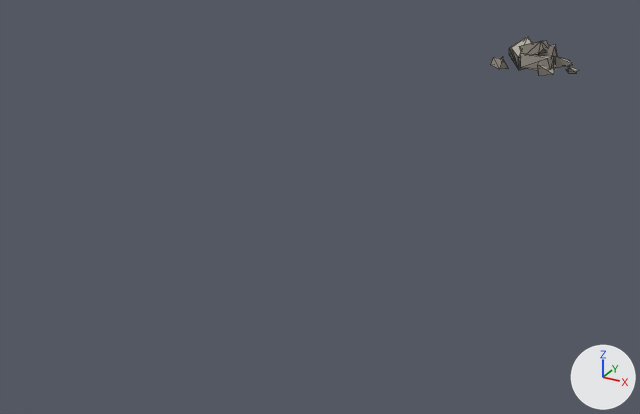
A saved change to the glTF model apps/chasm/assets/meshes/chasm_props.glb.
Camera for both pictures: a 50 mm camera at (1.86, -41.95, 1.83) aimed at (0.49, -39.47, 0.59). Every picture has the same lights, and +X, +Y and +Z are marked at lower right. The older version comes first. Mesh edges are drawn as thin lines. Where no turn or scale is listed for an object, it has been applied to the vertices.

In view in the first picture: 'rubble_a'.
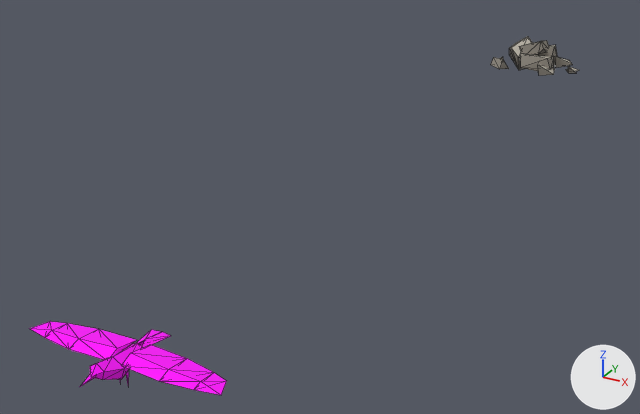
Location of each change, [x1, y1, x2, y2] in pixels of the pictures (640 x 414 px):
'bird', added (pink): after [29, 321, 227, 395]

The change, as a diff of the scene's bpy script:
```diff
--- a/apps/chasm/assets/meshes/chasm_props.glb.py
+++ b/apps/chasm/assets/meshes/chasm_props.glb.py
@@ me_bird @@
+me_bird.from_pydata(...)  # 56 vertices, 80 faces; spans x -0.425..0.425, y -0.207..0.226, z 0.0..0.164
+me_bird.materials.append(mat_palette)  # picture img_palette
@@ ob_bird @@
+ob_bird = bpy.data.objects.new('bird', me_bird)
+ob_bird.location = (0.0, -40.0, 0.0)
```
